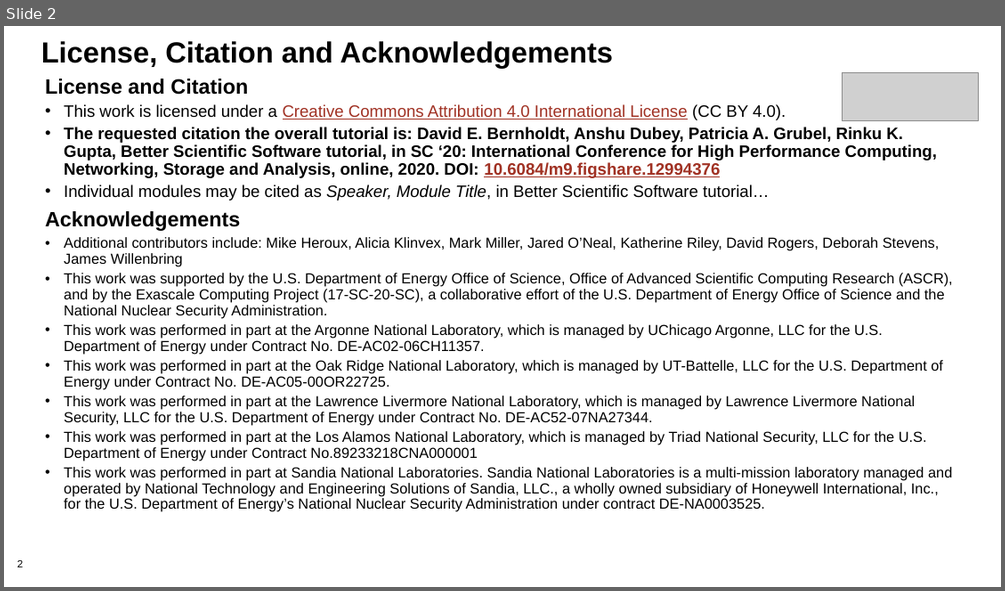
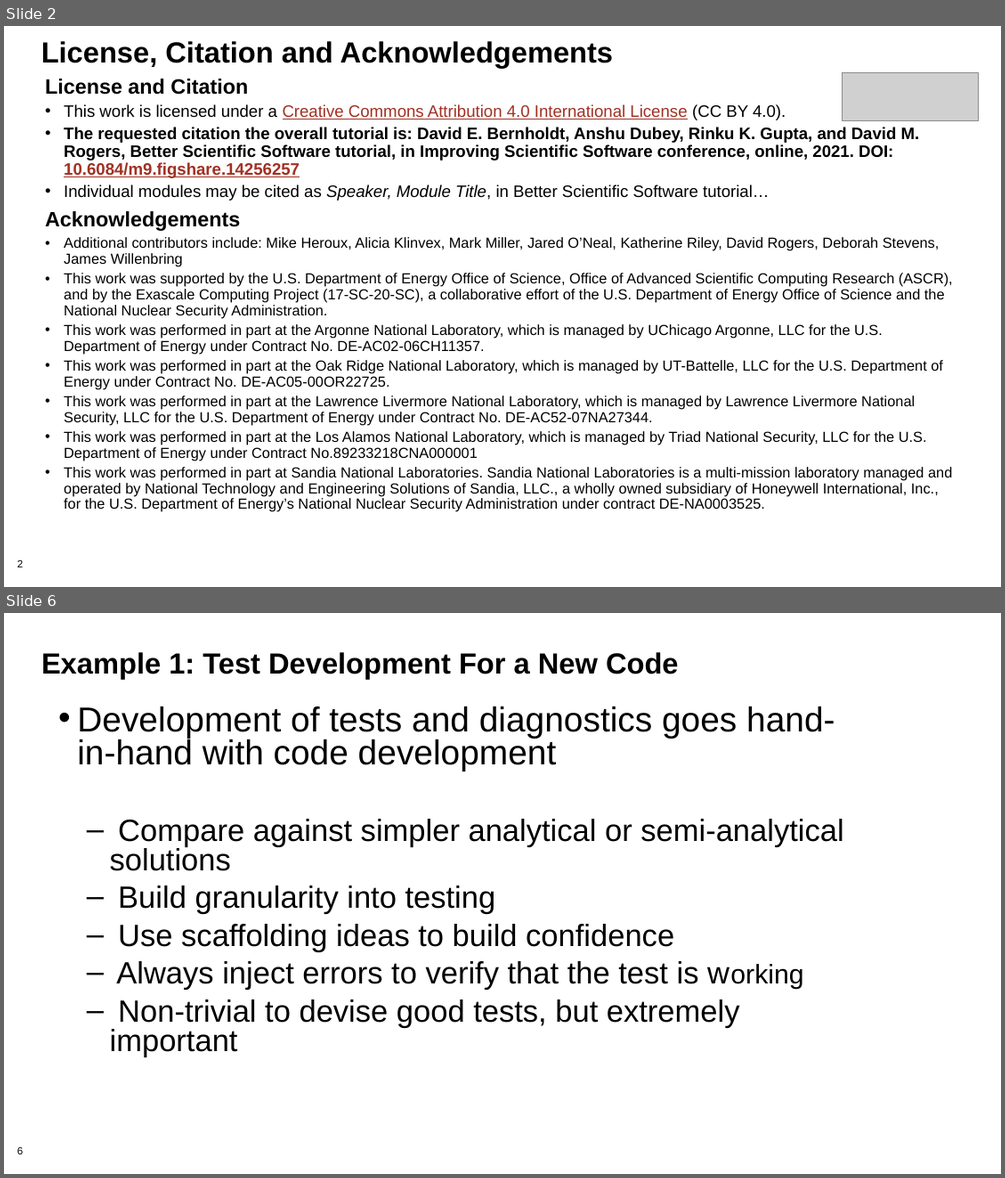
Before and after one commit to bssw-tutorial/presentations, a slide deck: testing2.pptx. Shown one above the other, each under a label of ours: slide 2 before the commit, slides 2 and 6 after it; the slides between them are not shown. The pictures are 1005x591 and 1005x1178 pixels, drawn with LibreOffice and Linux fonts; fonts in the diff are those of the drawing; grey boxes stand for pictures; background and template pictures are left out. Boxes give left, top, right and bottom in pixels: in the first picture for what was removed or moved away, otherwise in the second. Text is boxed around its words. In the diff, an @@ line names an element or a change of style, - is before the commit and + after.

Commit message:
Use the ISS testing presentations as the starting point for ISC.

```diff
--- a/testing2.pptx
+++ b/testing2.pptx
@@ slide 6 added at (x1=4, y1=613, x2=1001, y2=1174), background #FFFFFF; not listed: 1 template element that a slide beside it also shows @@
@@ title added at (x1=41, y1=652, x2=679, y2=679), 28 pt, text #000000, bold @@
+Example 1: Test Development For a New Code
@@ text added at (x1=77, y1=706, x2=843, y2=1057), 29.6 pt, text #000000 @@
+• Development of tests and diagnostics goes hand-in-hand with code development
+  – Compare against simpler analytical or semi-analytical solutions
+  – Build granularity into testing
+  – Use scaffolding ideas to build confidence
+  – Always inject errors to verify that the test is working
+  – Non-trivial to devise good tests, but extremely important
@@ slide 2 changed as well @@
@@ text at (x1=64, y1=127, x2=920, y2=178): text changed @@
-• The requested citation the overall tutorial is: David E. Bernholdt, Anshu Dubey, Patricia A. Grubel, Rinku K. Gupta, Better Scientific Software tutorial, in SC ‘20: International Conference for High Performance Computing, Networking, Storage and Analysis, online, 2020. DOI: 10.6084/m9.figshare.12994376
+• The requested citation the overall tutorial is: David E. Bernholdt, Anshu Dubey, Rinku K. Gupta, and David M. Rogers, Better Scientific Software tutorial, in Improving Scientific Software conference, online, 2021. DOI: 10.6084/m9.figshare.14256257
```
Also in this commit, not shown: 7 other slides changed, 5 other slides added.
